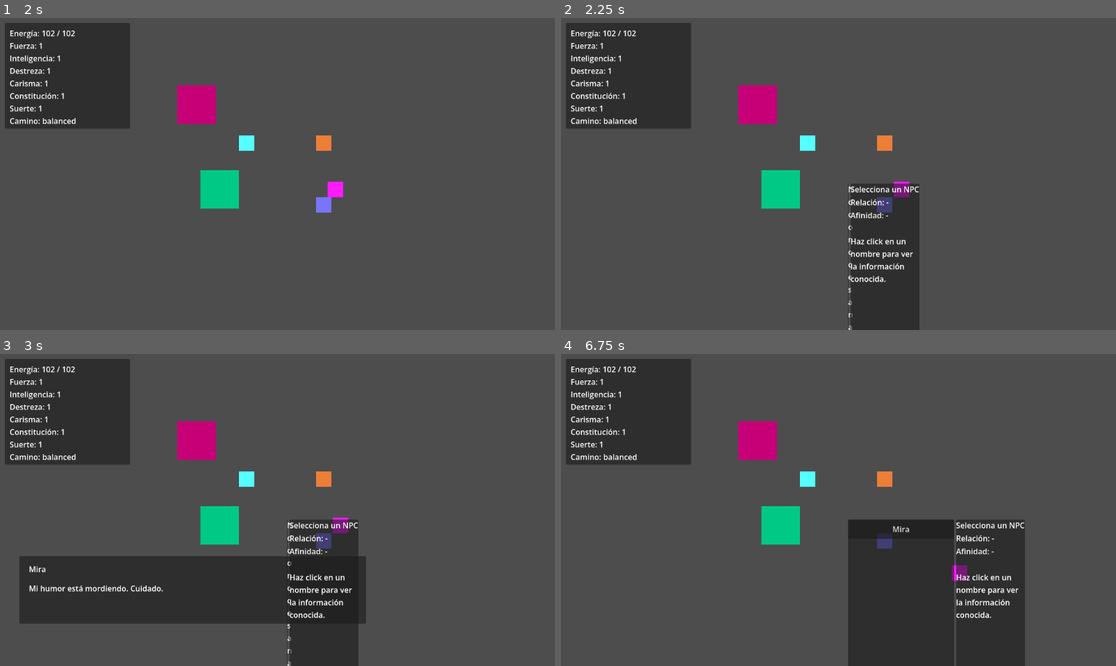
Above: before the commit, frames 1-4 (two rows, left to right).
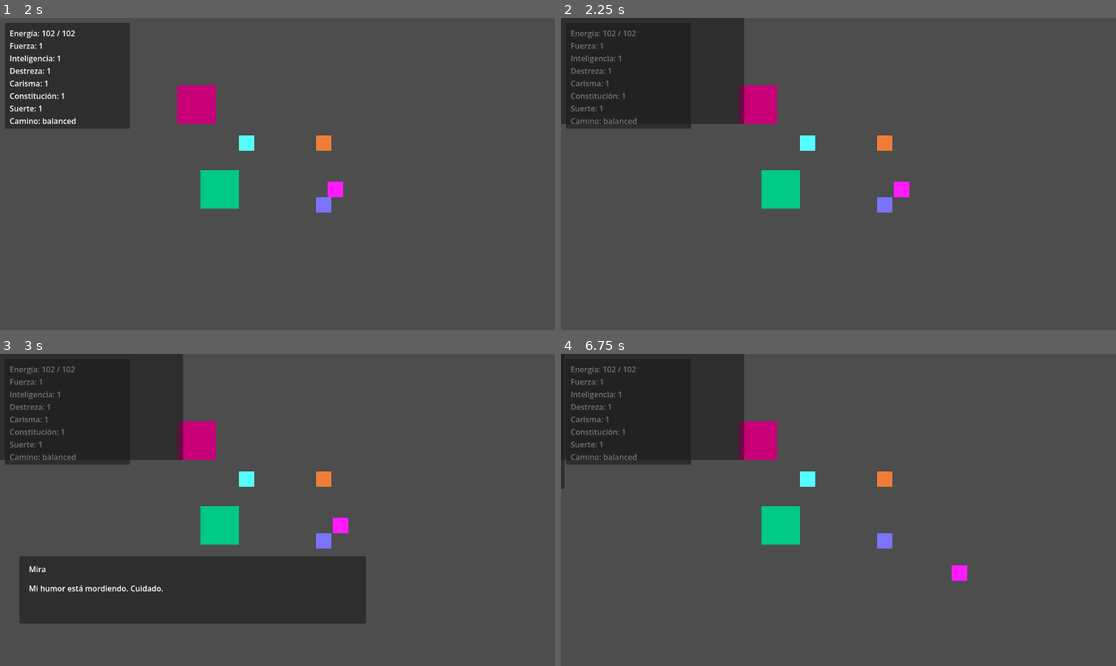
Above: after the commit, the same moments.

Repository: JoshSnowMex/another-life-project
Game: Godot game, scene res://scenes/world/world.tscn
Same seed, same stepped clock (60 frames per second), same inputs: the game is played once before the commit and once after it.
Inputs:
- Up to frame 1 (2 s): tap Enter at 0.5 s; hold D (move_right) 0.53-1.28 s; tap F (interact) at 0.6 s; hold S (move_down) from 1.28 s (still down); tap T (next_day) at 1.35 s
- Up to frame 2 (2.25 s): tap Space at 2 s; release S (move_down) at 2.03 s; hold D (move_right) from 2.03 s (still down); tap R (social_notebook) at 2.1 s
- Up to frame 3 (3 s): tap Enter at 2.75 s; release D (move_right) at 2.78 s; hold W (move_up) from 2.78 s (still down); tap F (interact) at 2.85 s
- Up to frame 4 (6.75 s): tap Space at 3.5, 5 s; release W (move_up) at 3.53 s; hold A (move_left) 3.53-5.03 s; tap T (next_day) at 3.6, 5.85 s; tap Enter at 4.25 s; tap R (social_notebook) at 4.35, 6.6 s; hold S (move_down) 5.03-5.78 s; tap F (interact) at 5.1 s; hold D (move_right) 5.78-6.53 s; hold W (move_up) from 6.53 s (still down)

Frame 1 is identical in both runs. In frame 2, 10% of the frame differs, in the area x 0-65%, y 0-100%; in frame 3, 8.1%; in frame 4, 19%, in the area x 0-84%, y 0-100%.

Commit message:
Update Again

Diff:
--- a/scenes/ui/social_notebook.tscn
+++ b/scenes/ui/social_notebook.tscn
@@ -7,18 +7,27 @@
 script = ExtResource("1_wqk3f")
 
 [node name="Panel" type="Panel" parent="." unique_id=489504919]
+custom_minimum_size = Vector2(760, 420)
 anchors_preset = 8
 anchor_left = 0.5
 anchor_top = 0.5
 anchor_right = 0.5
 anchor_bottom = 0.5
+offset_left = -956.0
+offset_top = -544.0
+offset_right = -196.0
+offset_bottom = -104.0
 grow_horizontal = 2
 grow_vertical = 2
 
 [node name="MarginContainer" type="MarginContainer" parent="Panel" unique_id=69377765]
-layout_mode = 0
-offset_right = 40.0
-offset_bottom = 40.0
+layout_mode = 1
+anchors_preset = 15
+anchor_right = 1.0
+anchor_bottom = 1.0
+offset_bottom = 80.0
+grow_horizontal = 2
+grow_vertical = 2
 theme_override_constants/margin_left = 20
 theme_override_constants/margin_top = 20
 theme_override_constants/margin_right = 20
@@ -28,14 +37,14 @@
 layout_mode = 2
 
 [node name="NpcListPanel" type="PanelContainer" parent="Panel/MarginContainer/HBoxContainer" unique_id=1753880060]
-custom_minimum_size = Vector2(0, 260)
+custom_minimum_size = Vector2(0, 220)
 layout_mode = 2
 
 [node name="NpcList" type="VBoxContainer" parent="Panel/MarginContainer/HBoxContainer/NpcListPanel" unique_id=798934394]
 layout_mode = 2
 
 [node name="DetailPanel" type="PanelContainer" parent="Panel/MarginContainer/HBoxContainer" unique_id=898831558]
-custom_minimum_size = Vector2(0, 400)
+custom_minimum_size = Vector2(0, 480)
 layout_mode = 2
 
 [node name="DetailMargin" type="MarginContainer" parent="Panel/MarginContainer/HBoxContainer/DetailPanel" unique_id=1315078334]
